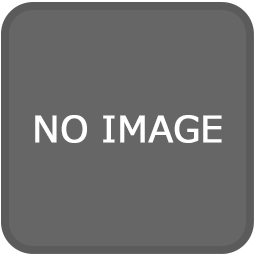
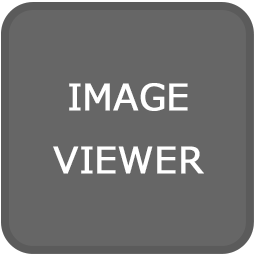
Layered file, before and after one edit (w=256, h=256). Changes by layer:
renamed "NO IMAGE" to "IMAGE VIEWER", painted on it over [35, 83, 222, 174]
